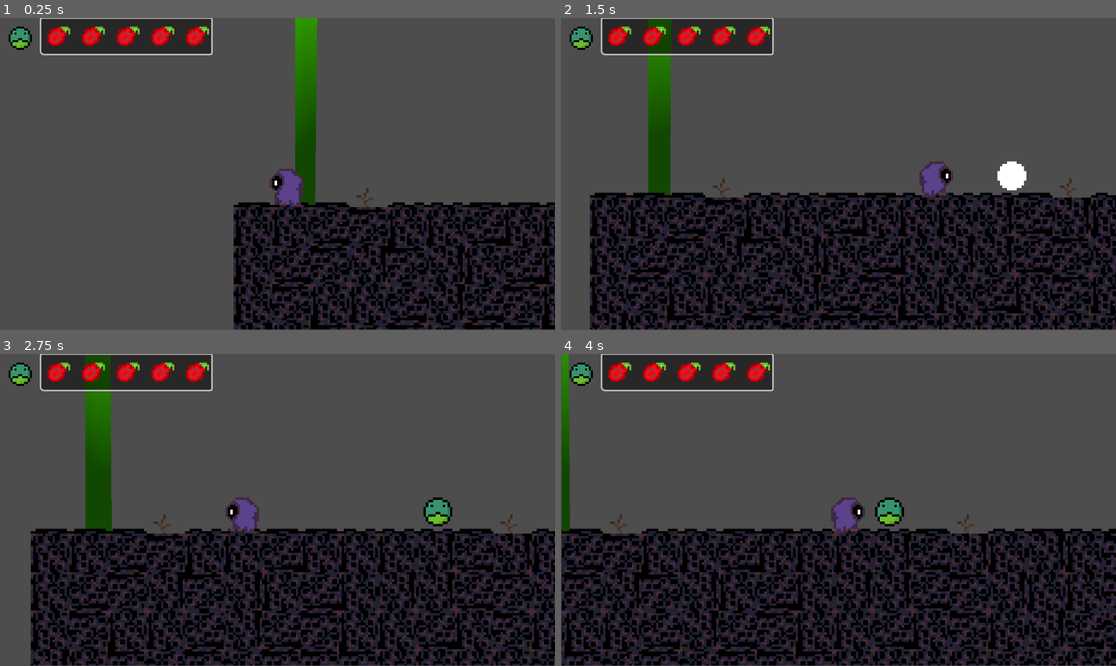
Above: before the commit, frames 1-4 (two rows, left to right).
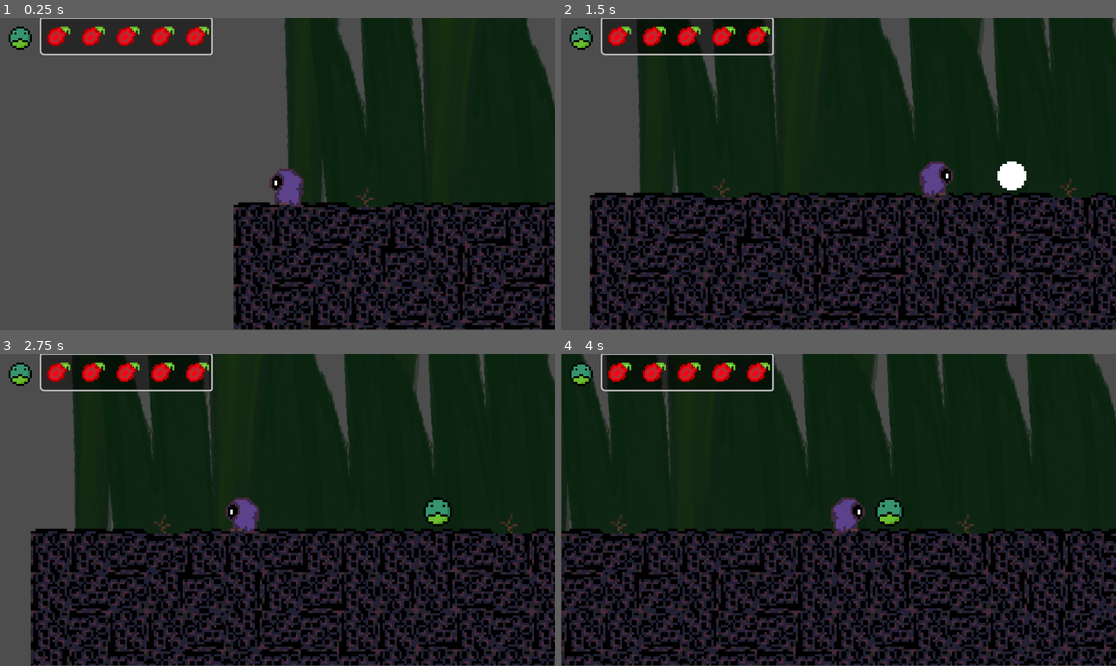
Above: after the commit, the same moments.

Repository: VAAS-Computer-Science-Club/2025-2026
Game: Godot game, scene res://scenes/main.tscn
Same seed, same stepped clock (60 frames per second), same inputs: the game is played once before the commit and once after it.
Inputs:
- Up to frame 1 (0.25 s): no input
- Up to frame 2 (1.5 s): tap Enter (ui_accept) at 0.5, 0.77 s; hold D (Right) from 0.53 s (still down); tap R (Attack) at 0.6 s; tap Shift (Dash) at 1.35 s
- Up to frame 3 (2.75 s): tap Enter (ui_accept) at 1.52 s; release D (Right) at 2.03 s; hold A (Left) from 2.03 s (still down); tap R (Attack) at 2.1 s
- Up to frame 4 (4 s): release A (Left) at 2.78 s; hold D (Right) from 2.78 s (still down); tap Shift (Dash) at 2.85 s; tap Enter (ui_accept) at 3.02, 3.77 s; tap R (Attack) at 3.6 s

The runs differ from the first frame. In frame 1, 27% of the frame differs, in the area x 51-100%, y 0-61%; in frame 2, 45%; in frame 3, 45%; in frame 4, 51%, in the area x 0-100%, y 0-58%.

Commit message:
added some nice grass

Diff:
--- a/scenes/world.gdshader
+++ b/scenes/world.gdshader
@@ -2,6 +2,7 @@
 
 uniform bool wind = true;
 uniform float wind_multiplier = 0.2;
+uniform float increase = 5;
 float rand(vec2 co){
     return fract(sin(dot(co.xy ,vec2(12.9898,78.233))) * 43758.5453);
 }
@@ -12,16 +13,16 @@
 	}
 	if (VERTEX.y > VERTEX.x){
 		if (VERTEX.x > 1.0) {
-			VERTEX += vec2(-sin(TIME) * 5.0,-cos(TIME) * 5.0);
+			VERTEX += vec2(-sin(TIME) * (5.0+increase),-cos(TIME) * 5.0);
 		} else {
-			VERTEX += vec2(cos(TIME) * 10.0,cos(TIME) * 10.0);
+			VERTEX += vec2(cos(TIME) * (10.0+increase),cos(TIME) * 10.0);
 		}
 
 	} else {
 		if (VERTEX.y > 0.1) {
-			VERTEX += vec2(cos(TIME + random_value) * 10.0,-sin(TIME) * 10.0);
+			VERTEX += vec2(cos(TIME + random_value) * (10.0+increase),-sin(TIME) * 10.0);
 		} else{
-			VERTEX += vec2(cos(TIME + random_value) * 10.0,sin(TIME) * 10.0);
+			VERTEX += vec2(cos(TIME + random_value) * (10.0+increase),sin(TIME) * 10.0);
 		}
 	}
 
--- a/scenes/world.tscn
+++ b/scenes/world.tscn
@@ -1,27 +1,17 @@
-[gd_scene load_steps=20 format=4 uid="uid://5y0jwdp2fykd"]
+[gd_scene load_steps=18 format=4 uid="uid://5y0jwdp2fykd"]
 
 [ext_resource type="Texture2D" uid="uid://e2mbfuf6d2m0" path="res://assets/images/tilesheetA.png" id="1_nnsk1"]
-[ext_resource type="Gradient" uid="uid://ixmfmbjkop10" path="res://assets/scenes/grass_gradient.tres" id="2_k0juu"]
+[ext_resource type="Texture2D" uid="uid://crqk7w3erpgqm" path="res://assets/images/grass_b.PNG" id="2_qfnet"]
 [ext_resource type="PackedScene" uid="uid://1l2raaklf5gf" path="res://scenes/player.tscn" id="2_rwgxs"]
 [ext_resource type="Shader" uid="uid://cl7fr4cgjxc0k" path="res://scenes/world.gdshader" id="3_4wyf3"]
+[ext_resource type="Texture2D" uid="uid://b21mwhs5kdh64" path="res://assets/images/grass_A.png" id="3_qfnet"]
 [ext_resource type="PackedScene" uid="uid://dohegk7v3dqh1" path="res://scenes/enemy.tscn" id="5_71j4m"]
-
-[sub_resource type="MultiMesh" id="MultiMesh_4wyf3"]
-
-[sub_resource type="GradientTexture2D" id="GradientTexture2D_k0juu"]
-gradient = ExtResource("2_k0juu")
-fill_to = Vector2(0.9557522, 1)
 
 [sub_resource type="ShaderMaterial" id="ShaderMaterial_k0juu"]
 shader = ExtResource("3_4wyf3")
 shader_parameter/wind = true
 shader_parameter/wind_multiplier = 0.2
-
-[sub_resource type="GradientTexture2D" id="GradientTexture2D_qfnet"]
-gradient = ExtResource("2_k0juu")
-height = 256
-fill_from = Vector2(0.49532712, 1)
-fill_to = Vector2(0.4906542, 0)
+shader_parameter/increase = 30.0
 
 [sub_resource type="WorldBoundaryShape2D" id="WorldBoundaryShape2D_e5uuo"]
 
@@ -88,17 +78,80 @@
 
 [node name="world" type="Node2D"]
 
-[node name="MultiMeshInstance2D" type="MultiMeshInstance2D" parent="."]
-position = Vector2(31, -176.00002)
-scale = Vector2(0.15625, 2.3632813)
-multimesh = SubResource("MultiMesh_4wyf3")
-texture = SubResource("GradientTexture2D_k0juu")
+[node name="grass" type="Node2D" parent="."]
+position = Vector2(16, 26)
 
-[node name="Sprite2D" type="Sprite2D" parent="."]
+[node name="grass2" type="Sprite2D" parent="grass"]
 material = SubResource("ShaderMaterial_k0juu")
-position = Vector2(31, -76.49999)
-scale = Vector2(0.15625, 0.5976562)
-texture = SubResource("GradientTexture2D_qfnet")
+position = Vector2(19, -125)
+scale = Vector2(0.056, 0.214)
+texture = ExtResource("2_qfnet")
+
+[node name="grass" type="Sprite2D" parent="grass"]
+material = SubResource("ShaderMaterial_k0juu")
+position = Vector2(83.99999, -116)
+scale = Vector2(0.056, 0.214)
+texture = ExtResource("3_qfnet")
+
+[node name="grass3" type="Sprite2D" parent="grass"]
+material = SubResource("ShaderMaterial_k0juu")
+position = Vector2(290, -101)
+scale = Vector2(0.056, 0.214)
+texture = ExtResource("2_qfnet")
+
+[node name="grass11" type="Sprite2D" parent="grass"]
+material = SubResource("ShaderMaterial_k0juu")
+position = Vector2(193, -109)
+scale = Vector2(0.056, 0.214)
+texture = ExtResource("2_qfnet")
+
+[node name="grass12" type="Sprite2D" parent="grass"]
+material = SubResource("ShaderMaterial_k0juu")
+position = Vector2(144, -151)
+scale = Vector2(0.056, 0.214)
+texture = ExtResource("2_qfnet")
+
+[node name="grass4" type="Sprite2D" parent="grass"]
+material = SubResource("ShaderMaterial_k0juu")
+position = Vector2(253.00003, -92)
+scale = Vector2(0.056, 0.214)
+texture = ExtResource("3_qfnet")
+
+[node name="grass8" type="Sprite2D" parent="grass"]
+material = SubResource("ShaderMaterial_k0juu")
+position = Vector2(121.00003, -89.00001)
+scale = Vector2(0.056, 0.214)
+texture = ExtResource("3_qfnet")
+
+[node name="grass9" type="Sprite2D" parent="grass"]
+material = SubResource("ShaderMaterial_k0juu")
+position = Vector2(156, -89)
+scale = Vector2(0.056, 0.214)
+texture = ExtResource("3_qfnet")
+
+[node name="grass10" type="Sprite2D" parent="grass"]
+material = SubResource("ShaderMaterial_k0juu")
+position = Vector2(179.00002, -88)
+scale = Vector2(0.056, 0.214)
+texture = ExtResource("3_qfnet")
+
+[node name="grass7" type="Sprite2D" parent="grass"]
+material = SubResource("ShaderMaterial_k0juu")
+position = Vector2(214.00002, -94.00001)
+scale = Vector2(0.056, 0.214)
+texture = ExtResource("3_qfnet")
+
+[node name="grass5" type="Sprite2D" parent="grass"]
+material = SubResource("ShaderMaterial_k0juu")
+position = Vector2(76.34398, -103.86401)
+scale = Vector2(0.056, 0.214)
+texture = ExtResource("2_qfnet")
+
+[node name="grass6" type="Sprite2D" parent="grass"]
+material = SubResource("ShaderMaterial_k0juu")
+position = Vector2(39.34401, -94.86401)
+scale = Vector2(0.056, 0.214)
+texture = ExtResource("3_qfnet")
 
 [node name="StaticBody2D" type="StaticBody2D" parent="."]
 position = Vector2(2, 193)
Binary file added: assets/images/grass_A.png
Not shown, added: assets/images/grass_A.png.import
Binary file added: assets/images/grass_b.PNG
Not shown, added: assets/images/grass_b.PNG.import
